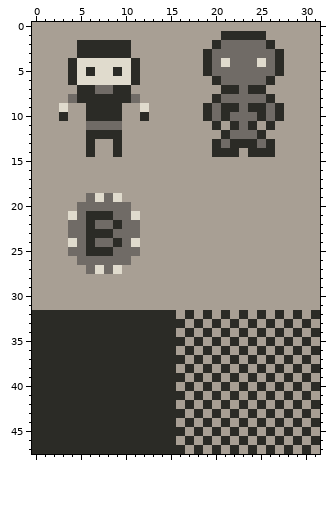
One commit to this pixel-art sprite: resources/sprites/tiles.png. Above, as it was before the edit.
The file is 32x48 pixels.
The same view after the edit:
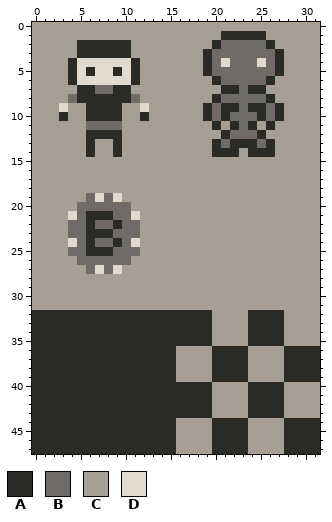
Palette (. is transparent): A #2b2b26  B #706b66  C #a89f94  D #e0dbcd
Change:
y 32: x 16 C -> A; x 18 C -> A; x 21 A -> C; x 23..24 AC -> CA; x 26 C -> A; x 29 A -> C; x 31 A -> C
y 33: x 17 C -> A; x 19..20 CA -> AC; x 22 A -> C; x 25 C -> A; x 27..28 CA -> AC; x 30 A -> C
y 34: x 16 C -> A; x 18 C -> A; x 21 A -> C; x 23..24 AC -> CA; x 26 C -> A; x 29 A -> C; x 31 A -> C
y 35: x 17 C -> A; x 19..20 CA -> AC; x 22 A -> C; x 25 C -> A; x 27..28 CA -> AC; x 30 A -> C
y 36: x 17 A -> C; x 19..20 AC -> CA; x 22 C -> A; x 25 A -> C; x 27..28 AC -> CA; x 30 C -> A
y 37: x 16 A -> C; x 18 A -> C; x 21 C -> A; x 23..24 CA -> AC; x 26 A -> C; x 29 C -> A; x 31 C -> A
y 38: x 17 A -> C; x 19..20 AC -> CA; x 22 C -> A; x 25 A -> C; x 27..28 AC -> CA; x 30 C -> A
y 39: x 16 A -> C; x 18 A -> C; x 21 C -> A; x 23..24 CA -> AC; x 26 A -> C; x 29 C -> A; x 31 C -> A
y 40: x 16 C -> A; x 18 C -> A; x 21 A -> C; x 23..24 AC -> CA; x 26 C -> A; x 29 A -> C; x 31 A -> C
y 41: x 17 C -> A; x 19..20 CA -> AC; x 22 A -> C; x 25 C -> A; x 27..28 CA -> AC; x 30 A -> C
y 42: x 16 C -> A; x 18 C -> A; x 21 A -> C; x 23..24 AC -> CA; x 26 C -> A; x 29 A -> C; x 31 A -> C
y 43: x 17 C -> A; x 19..20 CA -> AC; x 22 A -> C; x 25 C -> A; x 27..28 CA -> AC; x 30 A -> C
y 44: x 17 A -> C; x 19..20 AC -> CA; x 22 C -> A; x 25 A -> C; x 27..28 AC -> CA; x 30 C -> A
y 45: x 16 A -> C; x 18 A -> C; x 21 C -> A; x 23..24 CA -> AC; x 26 A -> C; x 29 C -> A; x 31 C -> A
y 46: x 17 A -> C; x 19..20 AC -> CA; x 22 C -> A; x 25 A -> C; x 27..28 AC -> CA; x 30 C -> A
y 47: x 16 A -> C; x 18 A -> C; x 21 C -> A; x 23..24 CA -> AC; x 26 A -> C; x 29 C -> A; x 31 C -> A
